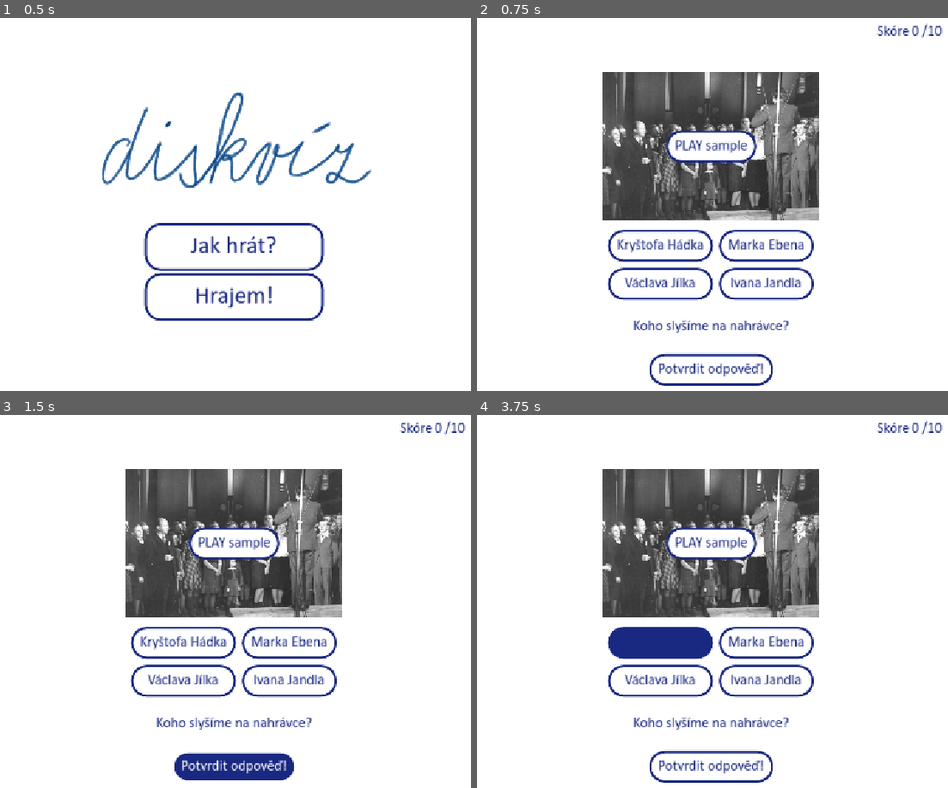
Above: before the commit, frames 1-4 (two rows, left to right).
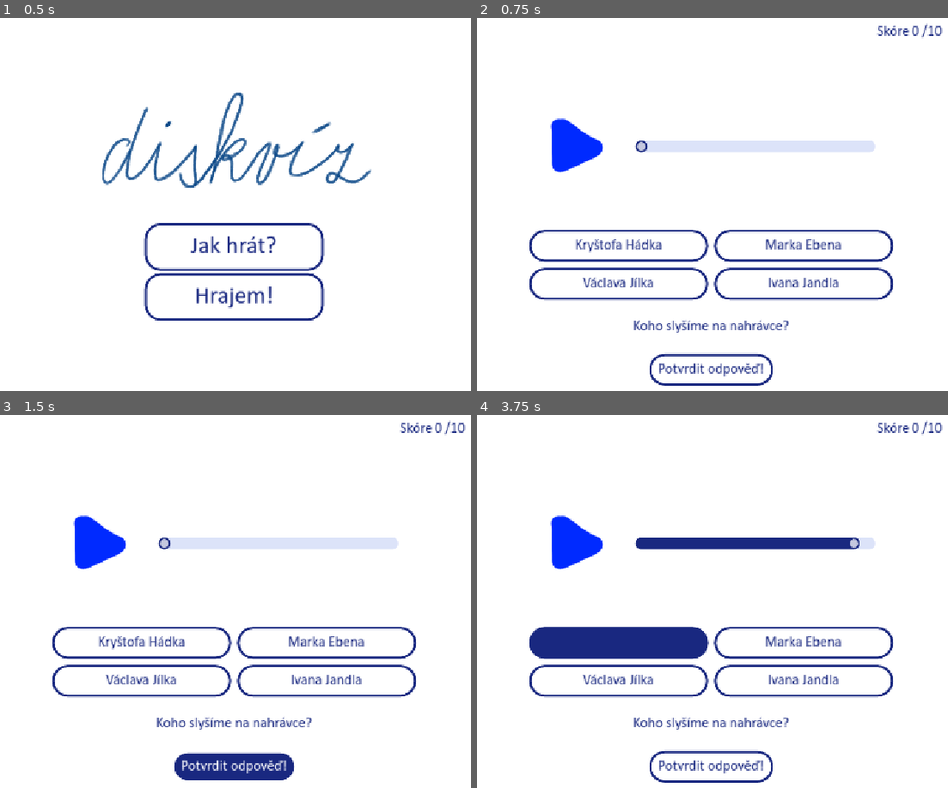
Above: after the commit, the same moments.

Repository: Lavialee/DRDSkviz
Game: Godot game, scene res://scenes/MainMenu.tscn
The game is run twice, just before and just after one commit, with the same random seed, the same clock (stepped at 60 frames per second) and the same inputs.
Inputs (mouse positions are in pixels of both pictures, inside the frame that each line leads up to; where the layout moved, square brackets give the same spot in the first picture):
- Up to frame 1 (0.5 s): no input
- Up to frame 2 (0.75 s): click "Hrajem!" at 0.5 s
- Up to frame 3 (1.5 s): click "Potvrdit odpověď!" at 1.25 s
- Up to frame 4 (3.75 s): click (575, 541) [712, 541] at 2 s; click (575, 541) [712, 541] at 2.75 s; click "Kryštofa Hádka" at 3.5 s

Frame 1 is identical in both runs. In frame 2, 22% of the frame differs, in the area x 11-89%, y 14-76%; in frame 3, 22%; in frame 4, 23%.

Commit message:
notebook upload, scroll progress

Diff:
--- /dev/null
+++ b/correct_answer.tres
@@ -0,0 +1,18 @@
+[gd_resource type="StyleBoxFlat" format=3 uid="uid://bs8jnoeqy7paw"]
+
+[resource]
+content_margin_left = 15.0
+content_margin_top = 15.0
+content_margin_right = 15.0
+content_margin_bottom = 15.0
+bg_color = Color(3.08037e-06, 0.594668, 0.400659, 1)
+border_width_left = 4
+border_width_top = 4
+border_width_right = 4
+border_width_bottom = 4
+border_color = Color(1.27546e-06, 0.278138, 0.178653, 1)
+corner_radius_top_left = 25
+corner_radius_top_right = 25
+corner_radius_bottom_right = 25
+corner_radius_bottom_left = 25
+corner_detail = 5
--- /dev/null
+++ b/disabled_neutral.tres
@@ -0,0 +1,18 @@
+[gd_resource type="StyleBoxFlat" format=3 uid="uid://di68xlxfgctf8"]
+
+[resource]
+content_margin_left = 15.0
+content_margin_top = 15.0
+content_margin_right = 15.0
+content_margin_bottom = 15.0
+bg_color = Color(1, 1, 1, 1)
+border_width_left = 4
+border_width_top = 4
+border_width_right = 4
+border_width_bottom = 4
+border_color = Color(0.0980392, 0.156863, 0.501961, 1)
+corner_radius_top_left = 25
+corner_radius_top_right = 25
+corner_radius_bottom_right = 25
+corner_radius_bottom_left = 25
+corner_detail = 5
--- a/drds_theme.tres
+++ b/drds_theme.tres
@@ -1,23 +1,7 @@
-[gd_resource type="Theme" load_steps=7 format=3 uid="uid://drr3y75g2e42m"]
+[gd_resource type="Theme" load_steps=10 format=3 uid="uid://drr3y75g2e42m"]
 
 [ext_resource type="FontFile" uid="uid://f6h4gtmvfffn" path="res://font/calibri-regular.ttf" id="1_d3djj"]
-
-[sub_resource type="StyleBoxFlat" id="StyleBoxFlat_ihkcs"]
-content_margin_left = 15.0
-content_margin_top = 15.0
-content_margin_right = 15.0
-content_margin_bottom = 15.0
-bg_color = Color(1, 1, 1, 1)
-border_width_left = 4
-border_width_top = 4
-border_width_right = 4
-border_width_bottom = 4
-border_color = Color(0.0980392, 0.156863, 0.501961, 1)
-corner_radius_top_left = 25
-corner_radius_top_right = 25
-corner_radius_bottom_right = 25
-corner_radius_bottom_left = 25
-corner_detail = 5
+[ext_resource type="StyleBox" uid="uid://di68xlxfgctf8" path="res://disabled_neutral.tres" id="2_2o3ph"]
 
 [sub_resource type="StyleBoxFlat" id="StyleBoxFlat_0ajtc"]
 content_margin_left = 15.0
@@ -91,6 +75,35 @@
 corner_radius_bottom_left = 25
 corner_detail = 5
 
+[sub_resource type="StyleBoxFlat" id="StyleBoxFlat_n881e"]
+bg_color = Color(0.0980392, 0.156863, 0.501961, 1)
+corner_radius_top_left = 25
+corner_radius_top_right = 25
+corner_radius_bottom_right = 25
+corner_radius_bottom_left = 25
+expand_margin_left = 2.0
+expand_margin_right = 10.0
+
+[sub_resource type="StyleBoxFlat" id="StyleBoxFlat_d35p5"]
+bg_color = Color(0.0980392, 0.156863, 0.501961, 1)
+corner_radius_top_left = 25
+corner_radius_top_right = 25
+corner_radius_bottom_right = 25
+corner_radius_bottom_left = 25
+expand_margin_left = 2.0
+expand_margin_right = 10.0
+
+[sub_resource type="StyleBoxFlat" id="StyleBoxFlat_4h287"]
+content_margin_top = 10.0
+content_margin_bottom = 10.0
+bg_color = Color(0.862252, 0.888323, 0.976453, 1)
+border_color = Color(0.261705, 0.932919, 0.641492, 1)
+corner_radius_top_left = 25
+corner_radius_top_right = 25
+corner_radius_bottom_right = 25
+corner_radius_bottom_left = 25
+corner_detail = 5
+
 [resource]
 Button/colors/font_color = Color(0.0980392, 0.156863, 0.501961, 1)
 Button/colors/font_disabled_color = Color(0.0980392, 0.156863, 0.501961, 1)
@@ -110,11 +123,14 @@
 Button/constants/outline_size = 0
 Button/font_sizes/font_size = 24
 Button/fonts/font = ExtResource("1_d3djj")
-Button/styles/disabled = SubResource("StyleBoxFlat_ihkcs")
+Button/styles/disabled = ExtResource("2_2o3ph")
 Button/styles/focus = SubResource("StyleBoxFlat_0ajtc")
 Button/styles/hover = SubResource("StyleBoxFlat_wbijx")
 Button/styles/normal = SubResource("StyleBoxFlat_r1bv0")
 Button/styles/pressed = SubResource("StyleBoxFlat_2o3ph")
+HSlider/styles/grabber_area = SubResource("StyleBoxFlat_n881e")
+HSlider/styles/grabber_area_highlight = SubResource("StyleBoxFlat_d35p5")
+HSlider/styles/slider = SubResource("StyleBoxFlat_4h287")
 Label/colors/font_color = Color(0.0980392, 0.156863, 0.501961, 1)
 Label/colors/font_outline_color = Color(0.899258, 0.899258, 0.899258, 1)
 Label/colors/font_shadow_color = Color(0, 0, 0, 0)
--- a/scenes/DesktopLayout.tscn
+++ b/scenes/DesktopLayout.tscn
@@ -1,8 +1,10 @@
-[gd_scene load_steps=5 format=3 uid="uid://bssmhro3fncou"]
+[gd_scene load_steps=7 format=3 uid="uid://bssmhro3fncou"]
 
 [ext_resource type="Script" uid="uid://c3ddooq74hlxv" path="res://scenes/desktop_layout.gd" id="1_ha3lu"]
 [ext_resource type="Theme" uid="uid://drr3y75g2e42m" path="res://drds_theme.tres" id="1_ij2e0"]
 [ext_resource type="Texture2D" uid="uid://bamxl2gpxgxqk" path="res://media/Otazka4_foto, zdroj ApF CRo.jpeg" id="3_mnqw2"]
+[ext_resource type="Texture2D" uid="uid://m0artjibfp3j" path="res://media/play_icon.png" id="4_0qunc"]
+[ext_resource type="Texture2D" uid="uid://nanpcbrk8jf1" path="res://media/pause_icon.png" id="5_dyeug"]
 
 [sub_resource type="ButtonGroup" id="ButtonGroup_nlbfj"]
 
@@ -50,15 +52,18 @@
 
 [node name="VBoxContainer" type="VBoxContainer" parent="MarginContainer"]
 layout_mode = 2
-size_flags_vertical = 8
 theme_override_constants/separation = 15
 alignment = 2
 
 [node name="MediaContainer" type="PanelContainer" parent="MarginContainer/VBoxContainer"]
 self_modulate = Color(0.431373, 0.431373, 0.431373, 0)
+custom_minimum_size = Vector2(0, 250)
 layout_mode = 2
+size_flags_horizontal = 4
+size_flags_vertical = 4
 
 [node name="Photo" type="TextureRect" parent="MarginContainer/VBoxContainer/MediaContainer"]
+visible = false
 custom_minimum_size = Vector2(0, 250)
 layout_mode = 2
 size_flags_horizontal = 4
@@ -66,14 +71,35 @@
 expand_mode = 3
 stretch_mode = 4
 
-[node name="PlayButton" type="Button" parent="MarginContainer/VBoxContainer/MediaContainer"]
+[node name="AudioContainer" type="HBoxContainer" parent="MarginContainer/VBoxContainer/MediaContainer"]
+layout_mode = 2
+size_flags_horizontal = 4
+size_flags_vertical = 4
+theme_override_constants/separation = 50
+alignment = 1
+
+[node name="PlayButton" type="TextureButton" parent="MarginContainer/VBoxContainer/MediaContainer/AudioContainer"]
+custom_minimum_size = Vector2(100, 100)
 layout_mode = 2
 size_flags_horizontal = 4
 size_flags_vertical = 4
 theme = ExtResource("1_ij2e0")
-text = "PLAY sample"
+toggle_mode = true
+texture_normal = ExtResource("4_0qunc")
+texture_pressed = ExtResource("5_dyeug")
+ignore_texture_size = true
+stretch_mode = 0
 
-[node name="Audio" type="AudioStreamPlayer" parent="MarginContainer/VBoxContainer/MediaContainer/PlayButton"]
+[node name="Audio" type="AudioStreamPlayer" parent="MarginContainer/VBoxContainer/MediaContainer/AudioContainer/PlayButton"]
+volume_db = 4.0
+
+[node name="AudioTimer" type="HSlider" parent="MarginContainer/VBoxContainer/MediaContainer/AudioContainer"]
+custom_minimum_size = Vector2(400, 0)
+layout_mode = 2
+size_flags_horizontal = 4
+size_flags_vertical = 4
+theme = ExtResource("1_ij2e0")
+step = 0.001
 
 [node name="CenterContainer" type="CenterContainer" parent="MarginContainer/VBoxContainer"]
 layout_mode = 2
@@ -87,36 +113,44 @@
 columns = 2
 
 [node name="Answer1" type="Button" parent="MarginContainer/VBoxContainer/CenterContainer/AnswerContainer"]
+custom_minimum_size = Vector2(300, 25)
 layout_mode = 2
 theme = ExtResource("1_ij2e0")
 toggle_mode = true
 keep_pressed_outside = true
 button_group = SubResource("ButtonGroup_nlbfj")
 text = "answer 1"
+autowrap_mode = 3
 
 [node name="Answer2" type="Button" parent="MarginContainer/VBoxContainer/CenterContainer/AnswerContainer"]
+custom_minimum_size = Vector2(300, 25)
 layout_mode = 2
 theme = ExtResource("1_ij2e0")
 toggle_mode = true
 keep_pressed_outside = true
 button_group = SubResource("ButtonGroup_nlbfj")
 text = "answer 1"
+autowrap_mode = 3
 
 [node name="Answer3" type="Button" parent="MarginContainer/VBoxContainer/CenterContainer/AnswerContainer"]
+custom_minimum_size = Vector2(300, 25)
 layout_mode = 2
 theme = ExtResource("1_ij2e0")
 toggle_mode = true
 keep_pressed_outside = true
 button_group = SubResource("ButtonGroup_nlbfj")
 text = "answer 1"
+autowrap_mode = 3
 
 [node name="Answer4" type="Button" parent="MarginContainer/VBoxContainer/CenterContainer/AnswerContainer"]
+custom_minimum_size = Vector2(300, 25)
 layout_mode = 2
 theme = ExtResource("1_ij2e0")
 toggle_mode = true
 keep_pressed_outside = true
 button_group = SubResource("ButtonGroup_nlbfj")
-text = "answer 1"
+text = "answer 1answer 1answer 1answer 1answer 1"
+autowrap_mode = 3
 
 [node name="Question" type="Label" parent="MarginContainer/VBoxContainer"]
 custom_minimum_size = Vector2(100, 60)
@@ -144,5 +178,6 @@
 vertical_alignment = 1
 autowrap_mode = 3
 
-[connection signal="pressed" from="MarginContainer/VBoxContainer/MediaContainer/PlayButton" to="." method="_on_play_button_pressed"]
+[connection signal="pressed" from="MarginContainer/VBoxContainer/MediaContainer/AudioContainer/PlayButton" to="." method="_on_play_button_pressed"]
+[connection signal="value_changed" from="MarginContainer/VBoxContainer/MediaContainer/AudioContainer/AudioTimer" to="." method="_on_audio_timer_value_changed"]
 [connection signal="pressed" from="MarginContainer/VBoxContainer/AnswerConfirm" to="." method="_on_answer_confirm_pressed"]
--- a/scenes/desktop_layout.gd
+++ b/scenes/desktop_layout.gd
@@ -5,11 +5,13 @@
 @onready var score_label = $MarginContainer/HBoxContainer/ScoreNumber
 @onready var confirm_label = $MarginContainer/VBoxContainer/AnswerConfirm
 @onready var media_container = $MarginContainer/VBoxContainer/MediaContainer
-@onready var audio_streamer = $MarginContainer/VBoxContainer/MediaContainer/PlayButton/Audio
+@onready var audio_streamer = $MarginContainer/VBoxContainer/MediaContainer/AudioContainer/PlayButton/Audio
+@onready var audio_timer = $MarginContainer/VBoxContainer/MediaContainer/AudioContainer/AudioTimer
+
 var question_data = preload("res://all_questions.tres")
 var italics_font = preload("res://font/calibri-italic.ttf")
 var regular_font = load("res://font/calibri-regular.ttf")
-
+var correct_answer_theme = load("res://correct_answer.tres")
 var selected_questions: Array = []
 var current_question_index: int = 0
 var score: int = 0
@@ -19,6 +21,8 @@
 var buttons: Array = []
 var showing_answer = false
 
+var paused_position = 0.0
+var is_dragging_slider = false  # Track when slider is being dragged
 func _ready() -> void:
 	# Initialize the ButtonGroup
 	answer_group = ButtonGroup.new()
@@ -34,9 +38,18 @@
 	# Assign buttons to the ButtonGroup
 	for button in buttons:
 		button.set_button_group(answer_group)
+	# Connect signals for the slider
+	audio_timer.connect("drag_started", _on_audio_timer_drag_started)
+	audio_timer.connect("drag_ended", _on_audio_timer_drag_ended)
+
 	# Start the game
 	choose_questions()
 	current_question_handling()
+
+func _process(delta):
+# Only update slider position when not being dragged
+	if audio_streamer.stream and audio_streamer.playing and not is_dragging_slider:
+		audio_timer.value = audio_streamer.get_playback_position()
 
 # Choose 10 random multiple-choice questions
 func choose_questions():
@@ -60,13 +73,24 @@
 				"png","jpg","jpeg":
 					print("this is a picture")
 					$MarginContainer/VBoxContainer/MediaContainer/Photo.set_visible(true)
-					$MarginContainer/VBoxContainer/MediaContainer/PlayButton.set_visible(false)
+					$MarginContainer/VBoxContainer/MediaContainer/AudioContainer.set_visible(false)
 					$MarginContainer/VBoxContainer/MediaContainer/Photo.texture = load(question.media_path)
-				"mp3":
+				"mp3","wav":
 					print("this is a mp3")
-					$MarginContainer/VBoxContainer/MediaContainer/PlayButton.set_visible(true)
+					$MarginContainer/VBoxContainer/MediaContainer/AudioContainer.set_visible(true)
 					$MarginContainer/VBoxContainer/MediaContainer/Photo.set_visible(false)
-					audio_streamer.stream = load(question.media_path)
+
+					# Load the audio stream
+					var audio_resource = load(question.media_path)
+					audio_streamer.stream = audio_resource
+
+					# Set up slider max value after ensuring the stream is loaded
+					if audio_streamer.stream != null:
+						var audio_length = audio_streamer.stream.get_length()
+						print("Audio length: ", audio_length)
+						$MarginContainer/VBoxContainer/MediaContainer/AudioContainer/AudioTimer.max_value = audio_length
+					else:
+						print("Warning: Audio stream failed to load")
 			print("has media! ", question.media_path)
 			print("this should be the extension: ", file_extension)
 		else:
@@ -104,11 +128,14 @@
 func _on_answer_confirm_pressed() -> void:
 	var pressed_button = answer_group.get_pressed_button()
 	if pressed_button:
-
 		if showing_answer:
 			showing_answer = false
 			current_question_index += 1
-
+			for button in buttons:
+				button.add_theme_stylebox_override("disabled",  load("res://disabled_neutral.tres"))
+				button.disabled = false
+				print("buttons NOT disabled")
+				pass #vrátit look
 			question_label.add_theme_font_override("font", regular_font)
 			confirm_label.text = "Potvrdit odpověď!"
 			current_question_handling()
@@ -117,18 +144,21 @@
 		else:
 			for button in buttons:
 				button.disabled = true
+				print("buttons disabled")
 			print("The pressed answer: ", pressed_button.name)
 
 			if pressed_button.name == correct_answer:
-				pressed_button.add_color_override("font_color", Color(0, 1, 0))  # Green if correct
+				pressed_button.add_theme_stylebox_override("disabled",  load("res://correct_answer.tres"))
 				print("Chose the correct answer!")
 				score += 1
 				score_label.text = str(score)
 
 			else:
 				print("Chose a wrong answer!")
-				pressed_button.add_color_override("font_color", Color(1, 0, 0))
-
+				pressed_button.add_theme_stylebox_override("disabled",  load("res://wrong_answer.tres"))
+				var correct_button =  str("MarginContainer/VBoxContainer/CenterContainer/AnswerContainer/%s" % correct_answer)
+				print(correct_button)
+				get_node(correct_button).add_theme_stylebox_override("disabled",  load("res://correct_answer.tres"))
 
 			showing_answer = true
 			question_label.text = question.answer_info
@@ -142,7 +172,42 @@
 
 
 func _on_play_button_pressed() -> void:
-	audio_streamer.play()
+	print("Audio stream exists: ", audio_streamer.stream != null)
+	print("Current audio position: ", audio_streamer.get_playback_position())
+	print("Audio playing state before: ", audio_streamer.playing)
+
 	if audio_streamer.playing:
-		print("should be playing rn")
-	pass # Replace with function body.
+		# Pause audio and save position
+		paused_position = audio_streamer.get_playback_position()
+		audio_streamer.stream_paused = true
+		print("Pausing audio at position: ", paused_position)
+	else:
+# If it's not playing at all (first play), start it
+		if !audio_streamer.playing and paused_position == 0.0:
+			print("Starting audio from beginning")
+			audio_streamer.play()
+		else:
+			# Resume from saved position
+			print("Resuming audio from position: ", paused_position)
+			audio_streamer.stream_paused = false
+	print("Audio playing state after: ", audio_streamer.playing)
+	print("Audio paused state after: ", audio_streamer.stream_paused)
+
+# Only seek audio when user is manually changing the slider
+func _on_audio_timer_value_changed(value: float) -> void:
+	if is_dragging_slider:
+		audio_streamer.seek(value)
+
+# Track when slider dragging starts
+func _on_audio_timer_drag_started() -> void:
+	is_dragging_slider = true
+	# Optionally pause audio while dragging
+	if audio_streamer.playing:
+		audio_streamer.stream_paused = true
+
+# Track when slider dragging ends
+func _on_audio_timer_drag_ended(value_changed: bool) -> void:
+	is_dragging_slider = false
+	# Resume audio if it was playing
+	if audio_streamer.playing:
+		audio_streamer.stream_paused = false
--- /dev/null
+++ b/wrong_answer.tres
@@ -0,0 +1,13 @@
+[gd_resource type="StyleBoxFlat" format=3 uid="uid://lldt4ysfai5w"]
+
+[resource]
+bg_color = Color(1, 0.360784, 0.447059, 1)
+border_width_left = 4
+border_width_top = 4
+border_width_right = 4
+border_width_bottom = 4
+border_color = Color(0.757579, 0, 0.215855, 1)
+corner_radius_top_left = 25
+corner_radius_top_right = 25
+corner_radius_bottom_right = 25
+corner_radius_bottom_left = 25
Binary file added: media/pause_icon.png
Not shown, added: media/pause_icon.png.import
Binary file added: media/play_icon.png
Not shown, added: media/play_icon.png.import
